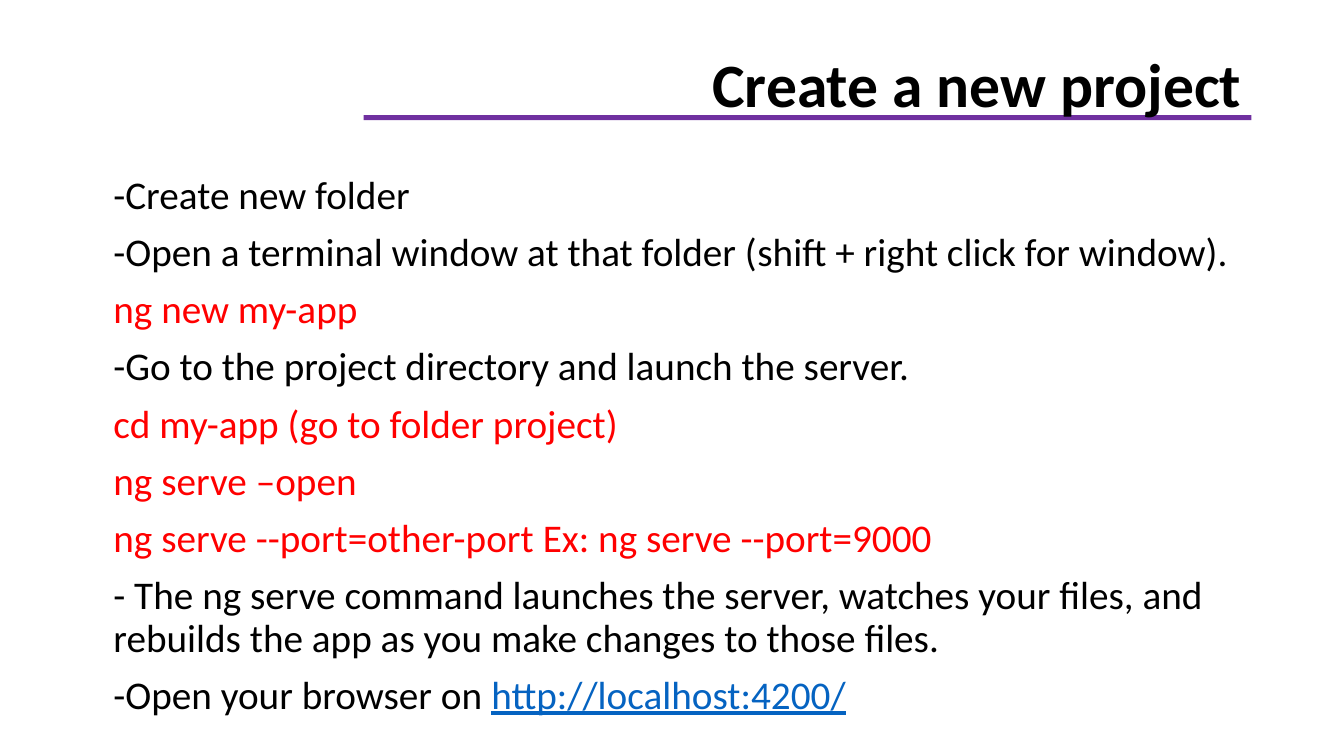
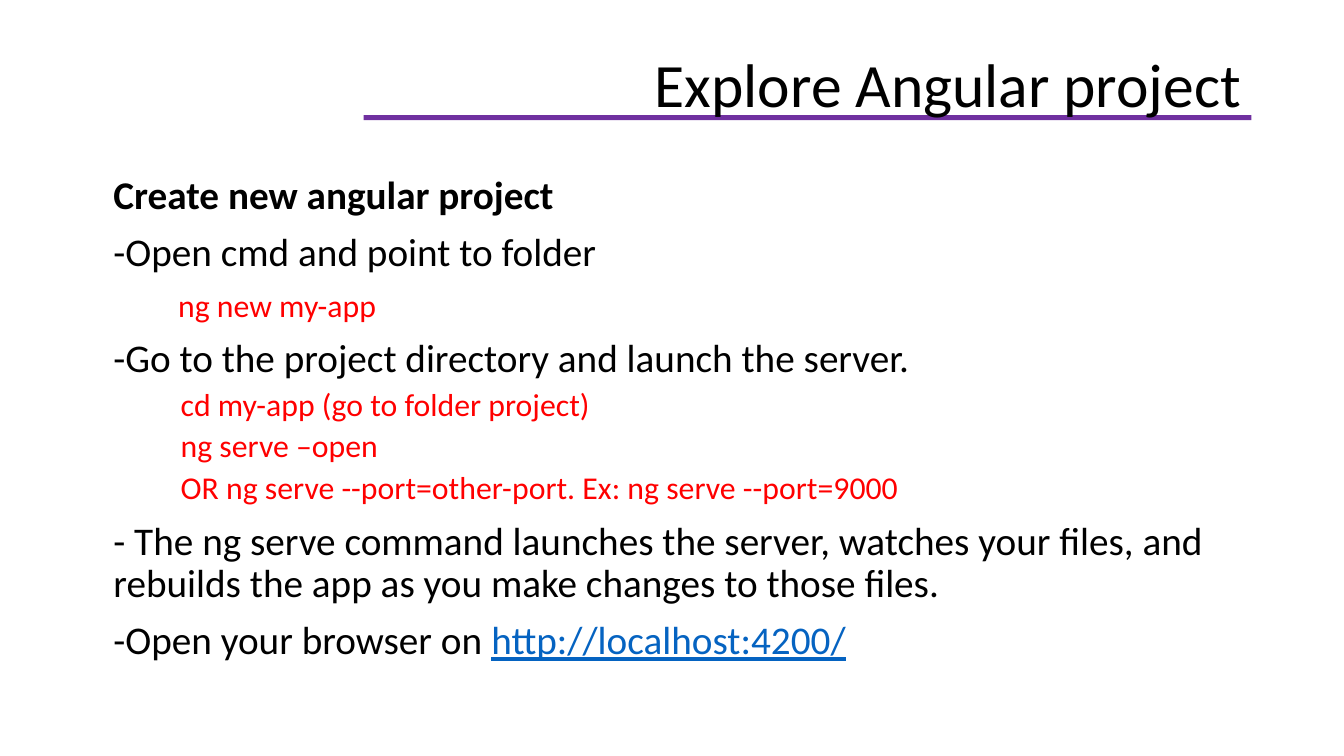
Before and after one commit to helenhash/angular-training, a slide deck: slide 12 of docs/Angular Training.pptx (slide 13 before the commit). Drawn at 1344x756 pixels with LibreOffice and Linux fonts; fonts in the diff are those of the drawing; background and template pictures are left out. Boxes give left, top, right and bottom in pixels: in the first picture for what was removed or moved away, otherwise in the second. Text is boxed around its words. In the diff, an @@ line names an element or a change of style, - is before the commit and + after.

```diff
--- a/docs/Angular Training.pptx
+++ b/docs/Angular Training.pptx
@@ title at bbox=[655, 64, 1241, 120]: text changed; bold off @@
-Create a new project
+Explore Angular project
@@ text at bbox=[113, 181, 596, 273]: text changed @@
--Create new folder
--Open a terminal window at that folder (shift + right click for window).
+Create new angular project
+-Open cmd and point to folder
@@ text at bbox=[178, 301, 589, 463]: size 21 to 17 pt in "ng new my-app", "cd my-app (go to folder project)", "ng serve –open"; list level 1 to 2 in "cd my-app (go to folder ..."; list level 1 to 2 in "ng serve –open" @@
@@ text at bbox=[181, 477, 898, 505]: text changed; size 21 to 17 pt @@
-ng serve --port=other-port Ex: ng serve --port=9000
+  OR ng serve --port=other-port. Ex: ng serve --port=9000
```
Also in this commit, not shown: 43 other slides changed, 9 slides added, 9 slides removed, 18 other files.
